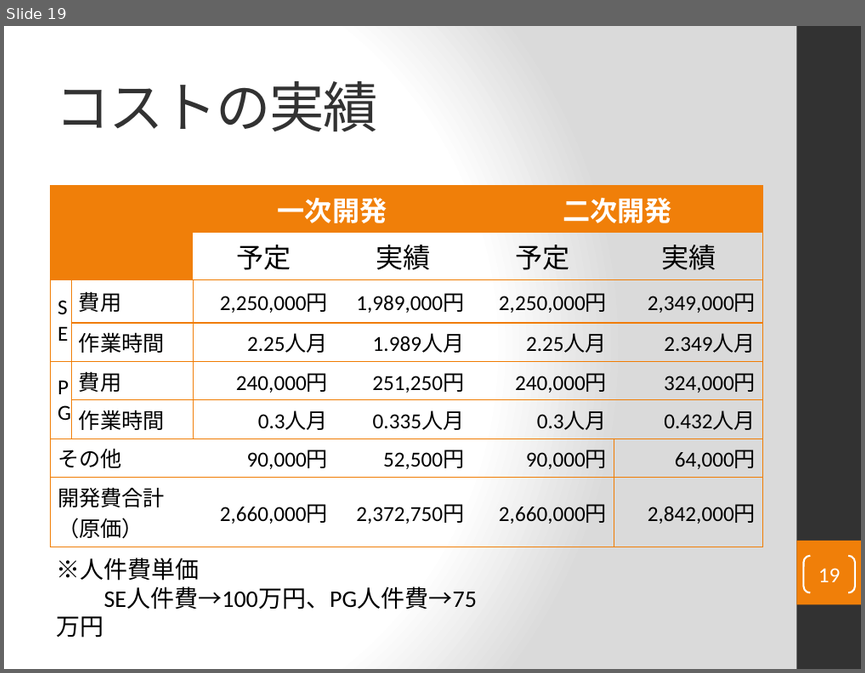
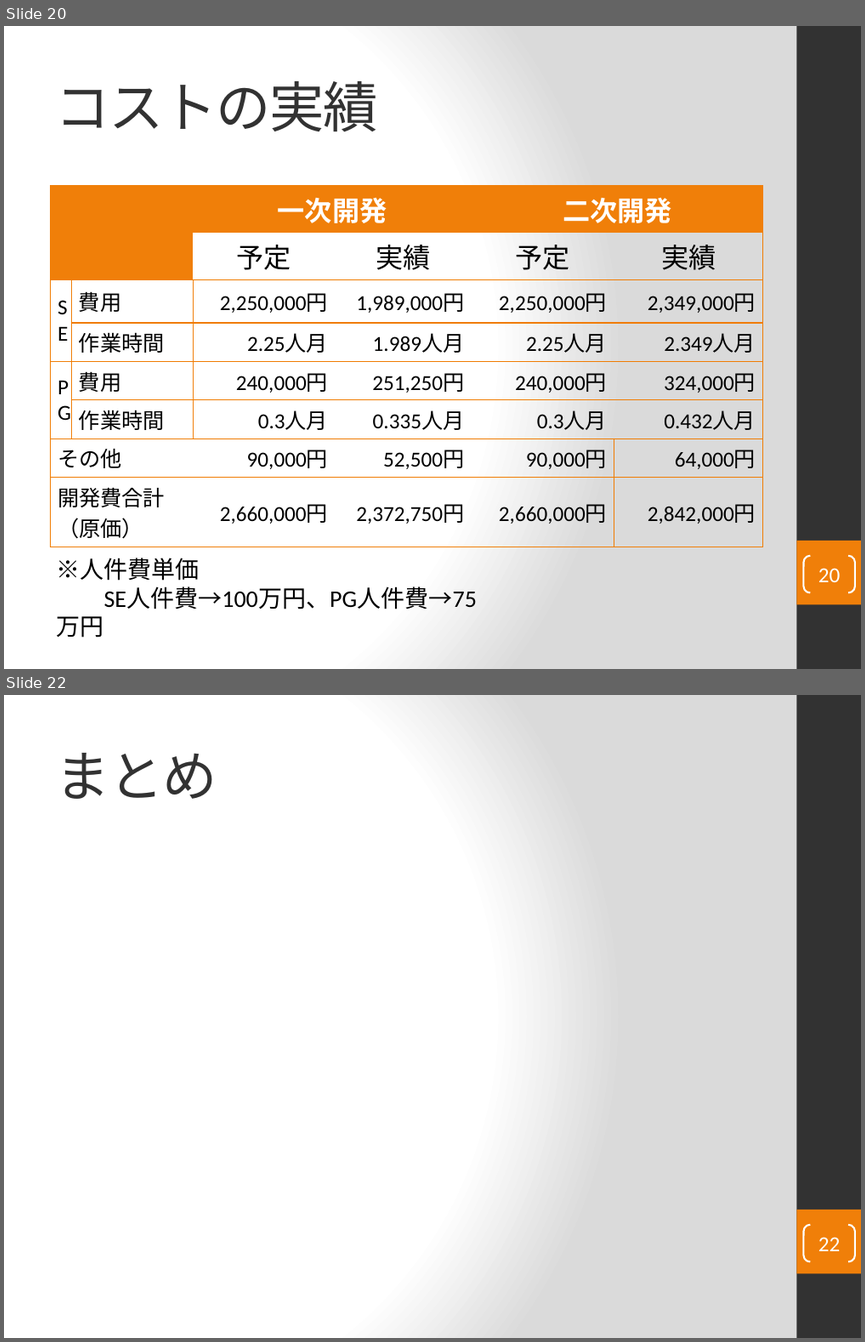
Before and after one commit to ChakaFlame/5_FGO, a slide deck: doc/unfinished/Presentation/5_fgoプレゼン資料.pptx. Shown one above the other, each under a label of ours: slide 19 before the commit, slides 20 and 22 after it; the slides between them are not shown. The pictures are 865x673 and 865x1342 pixels, drawn with LibreOffice and Linux fonts; fonts in the diff are those of the drawing. Boxes give left, top, right and bottom in pixels: in the first picture for what was removed or moved away, otherwise in the second. Text is boxed around its words. In the diff, an @@ line names an element or a change of style, - is before the commit and + after.

```diff
--- a/doc/unfinished/Presentation/5_fgoプレゼン資料.pptx
+++ b/doc/unfinished/Presentation/5_fgoプレゼン資料.pptx
@@ slide 22 added at (4,695,861,1338), background gradient #FFFFFF to #DADADA; not listed: 2 template elements that a slide beside it also shows @@
@@ title added at (55,753,216,799), 46 pt, text #323232 @@
+まとめ
@@ page number added at (803,1225,855,1261), outline #FFFFFF 1.5 pt, 18 pt, text #FFFFFF @@
+22
@@ what was slide 19 is now slide 20 @@
@@ page number at (818,567,840,582): text changed @@
-19
+20
```
Also in this commit, not shown: 4 slides changed, 3 other slides added, 2 slides removed.
